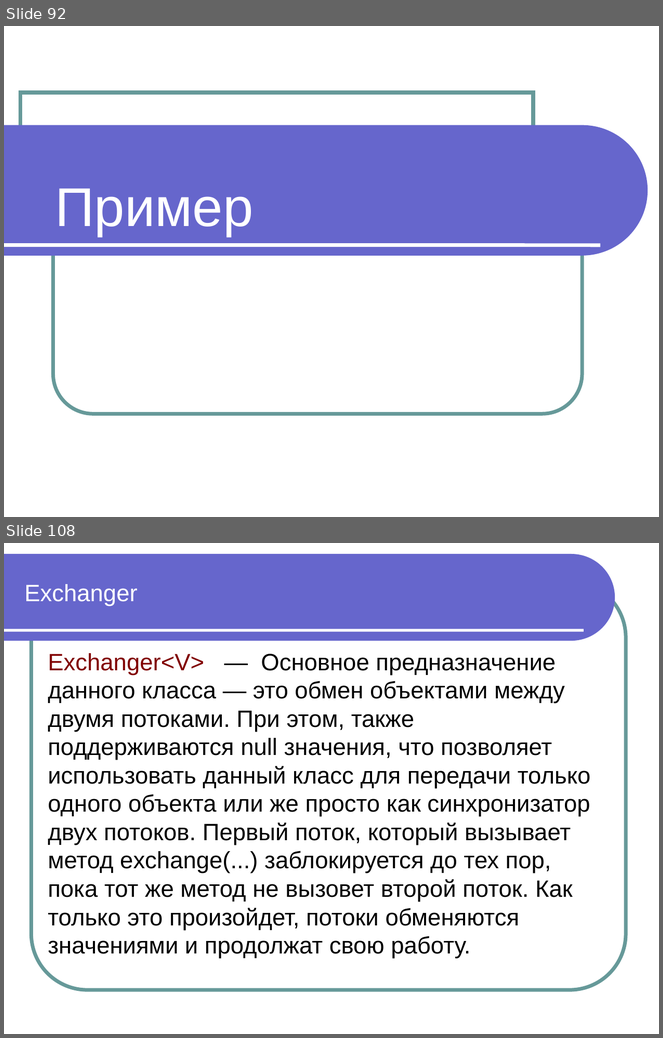
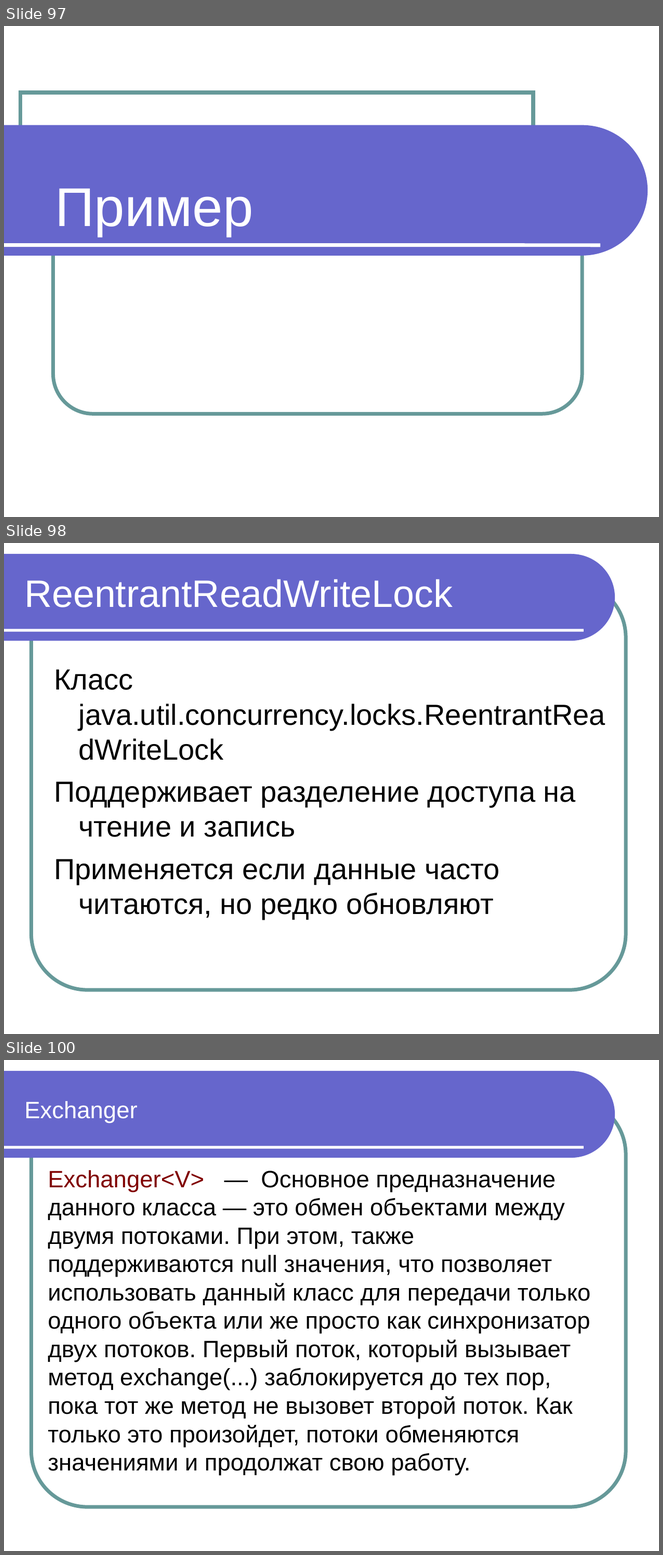
Before and after one commit to maxchv/JavaLessons, a slide deck: Lesson15/Modul 11 Vychislitelnye potoki.pptx. Shown one above the other, each under a label of ours: slides 92 and 108 before the commit, slides 97, 98 and 100 after it; the slides between them are not shown. The pictures are 663x1038 and 663x1555 pixels, drawn with LibreOffice and Linux fonts; fonts in the diff are those of the drawing. Boxes give left, top, right and bottom in pixels: in the first picture for what was removed or moved away, otherwise in the second. Text is boxed around its words. In the diff, an @@ line names an element or a change of style, - is before the commit and + after.

```diff
--- a/Lesson15/Modul 11 Vychislitelnye potoki.pptx
+++ b/Lesson15/Modul 11 Vychislitelnye potoki.pptx
@@ slide 98 added at <box>4,543,659,1034</box>, background #FFFFFF; not listed: 3 template elements that a slide beside it also shows @@
@@ title added at <box>24,579,453,607</box>, 42 pt, text #FFFFFF @@
+ReentrantReadWriteLock
@@ text added at <box>54,669,606,920</box>, 32 pt, text #000000 @@
+Класс java.util.concurrency.locks.ReentrantReadWriteLock
+Поддерживает разделение доступа на чтение и запись
+Применяется если данные часто читаются, но редко обновляют
@@ what was slide 92 is now slide 97 @@
@@ what was slide 108 is now slide 100 @@
```
Also in this commit, not shown: 3 slides changed, 6 other slides added, 1 slide removed, 1 other file.
